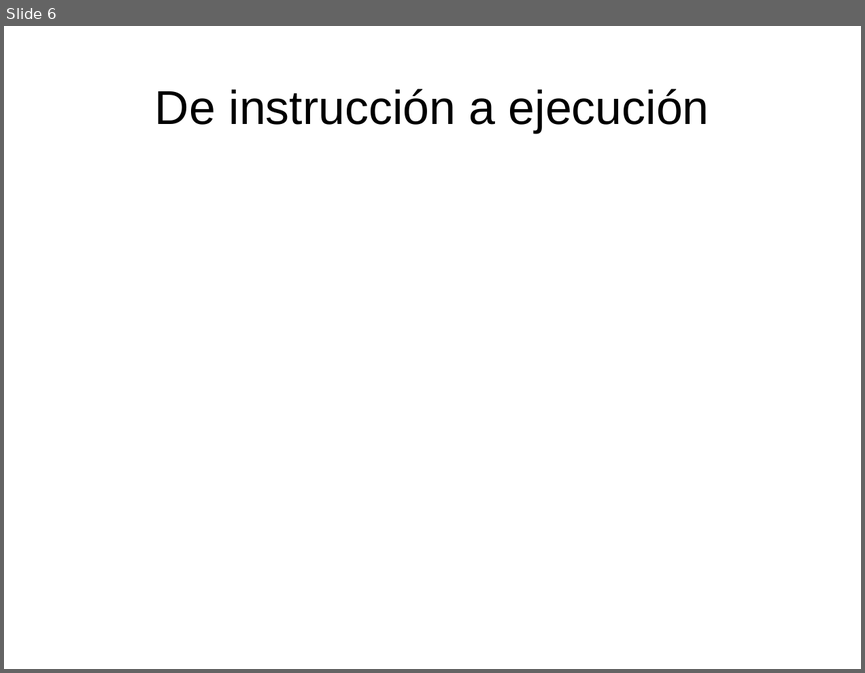
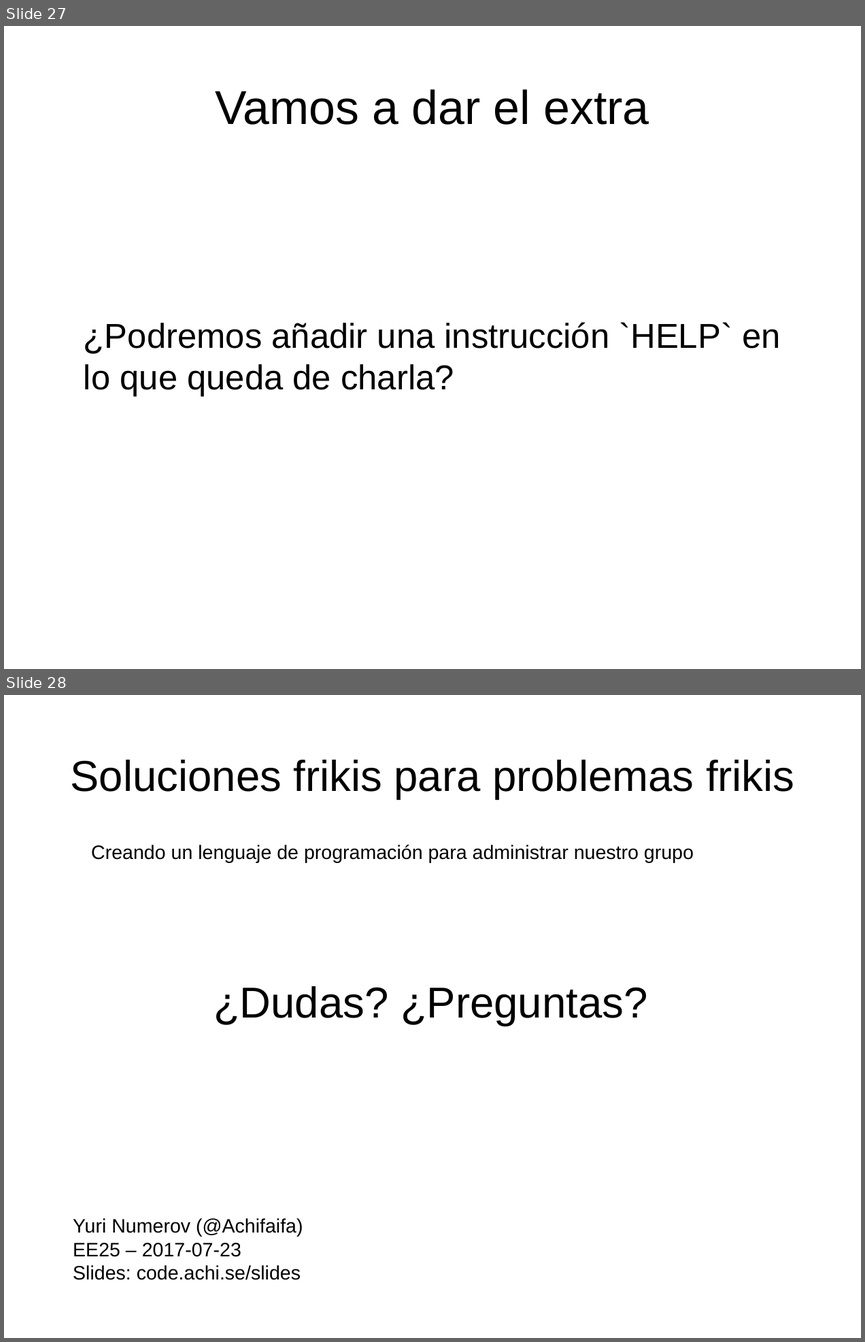
Before and after one commit to Achifaifa/slides, a slide deck: EE25-ply/ply.odp. Shown one above the other, each under a label of ours: slide 6 before the commit, slides 27 and 28 after it. The pictures are 865x673 and 865x1342 pixels, drawn with LibreOffice and Linux fonts; fonts in the diff are those of the drawing. Boxes give left, top, right and bottom in pixels: in the first picture for what was removed or moved away, otherwise in the second. Text is boxed around its words. In the diff, an @@ line names an element or a change of style, - is before the commit and + after.

```diff
--- a/EE25-ply/ply.odp
+++ b/EE25-ply/ply.odp
@@ slide 28 added at [4,695,861,1338], background #FFFFFF @@
@@ title added at [71,760,794,799], 40 pt, text #000000 @@
+Soluciones frikis para problemas frikis
@@ text added at [91,845,694,862], 18 pt, text #000000 @@
+Creando un lenguaje de programación para administrar nuestro grupo
@@ text added at [213,986,647,1025], 40 pt, text #000000 @@
+¿Dudas? ¿Preguntas?
@@ text added at [73,1218,303,1280], 18 pt, text #000000 @@
+Yuri Numerov (@Achifaifa)
+EE25 – 2017-07-23
+Slides: code.achi.se/slides
@@ what was slide 6 is now slide 27 @@
@@ slide 27 changed as well @@
@@ title at [215,89,649,125]: text changed @@
-De instrucción a ejecución
+Vamos a dar el extra
@@ text added at [84,322,780,397], 32 pt, text #000000 @@
+¿Podremos añadir una instrucción `HELP` en lo que queda de charla?
```
Also in this commit, not shown: 2 other slides changed, 22 other slides added, 7 slides removed, 6 other files.
